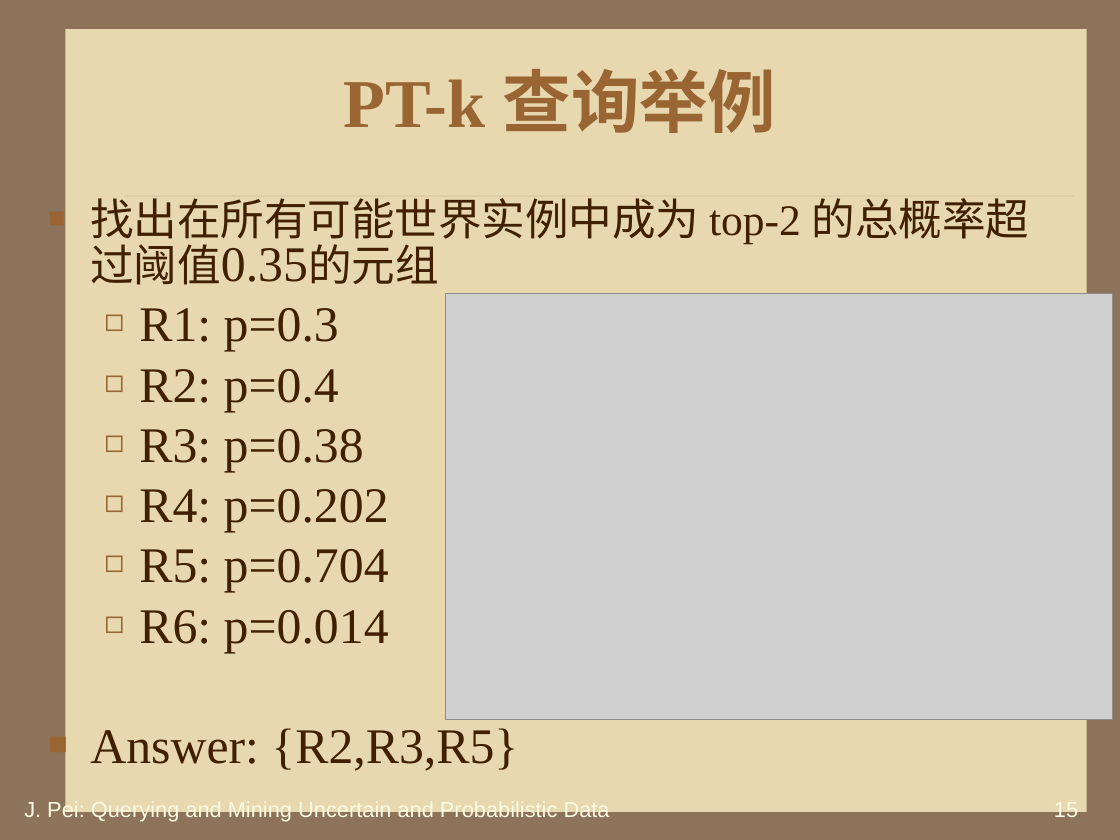
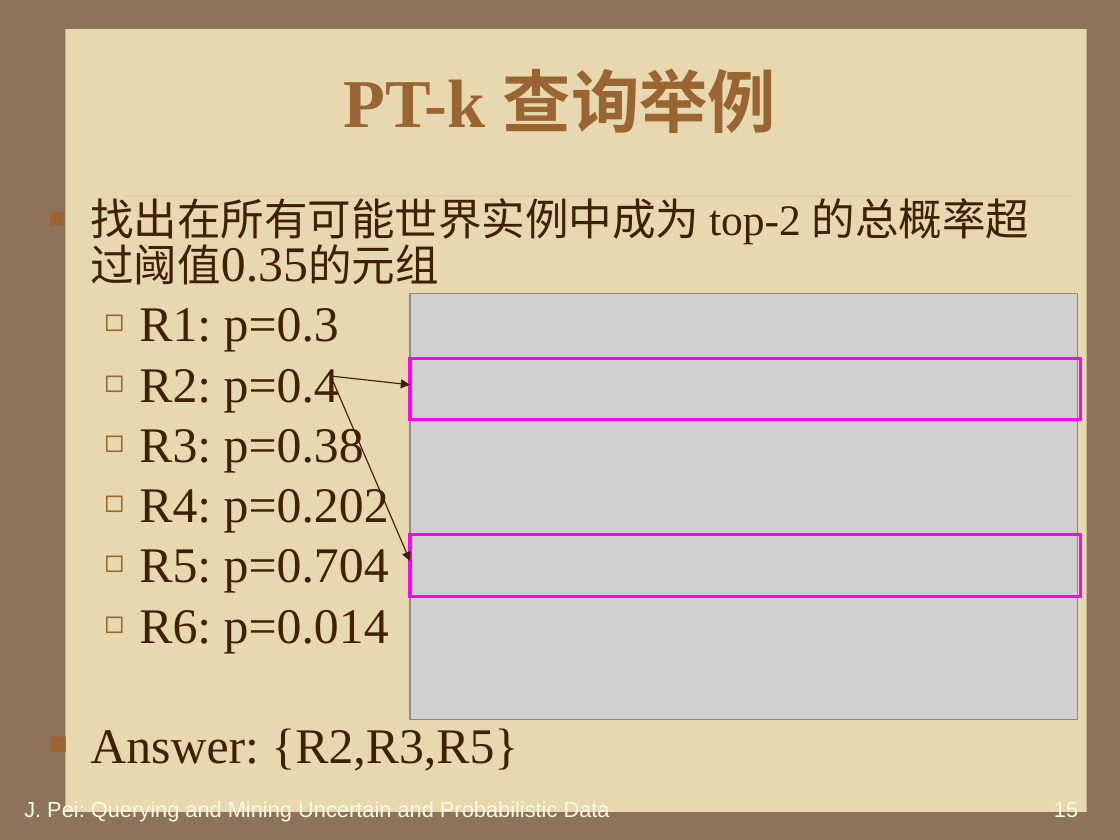
Before and after one commit to HiltonWei/wpstest, a slide deck: slide 15 of branches/区钺坚/读书报告/不确定性数据的查询分析处理.ppt. Drawn at 1120x840 pixels with LibreOffice and Linux fonts; fonts in the diff are those of the drawing; grey boxes stand for pictures; background and template pictures are left out. Boxes give left, top, right and bottom in pixels: in the first picture for what was removed or moved away, otherwise in the second. Text is boxed around its words. In the diff, an @@ line names an element or a change of style, - is before the commit and + after.

```diff
--- a/branches/区钺坚/读书报告/不确定性数据的查询分析处理.ppt
+++ b/branches/区钺坚/读书报告/不确定性数据的查询分析处理.ppt
@@ picture: place and size @@
-picture at box(446, 293, 1113, 720)
+picture at box(410, 293, 1077, 720)
@@ rectangle added at box(410, 358, 1080, 420), outline #FF00FF 2.01 pt @@
@@ arrow added from (330, 376) to (410, 385), #402000 0.74 pt @@
@@ arrow added from (330, 376) to (410, 561), #402000 0.74 pt @@
@@ rectangle added at box(410, 534, 1080, 596), outline #FF00FF 2.01 pt @@
```
Also in this commit, not shown: 12 other slides changed.
